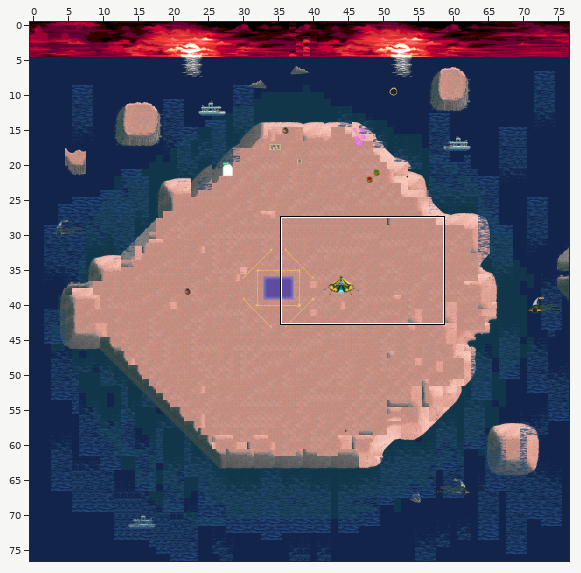
Tiled map: main.tmx. Above: a wide view before the commit, with the close-up outlined.
Close-up. Before the commit:
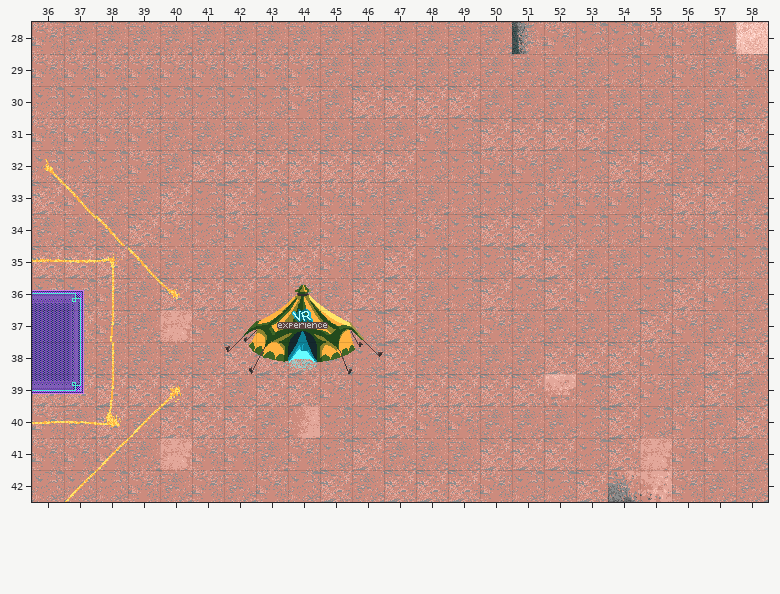
Cells are 32x32 px. Shown: x 36..58, y 28..42. Not drawn, because the pictures are missing: unchanged layers "stuff1", "stuff3", "waals".
Once edited:
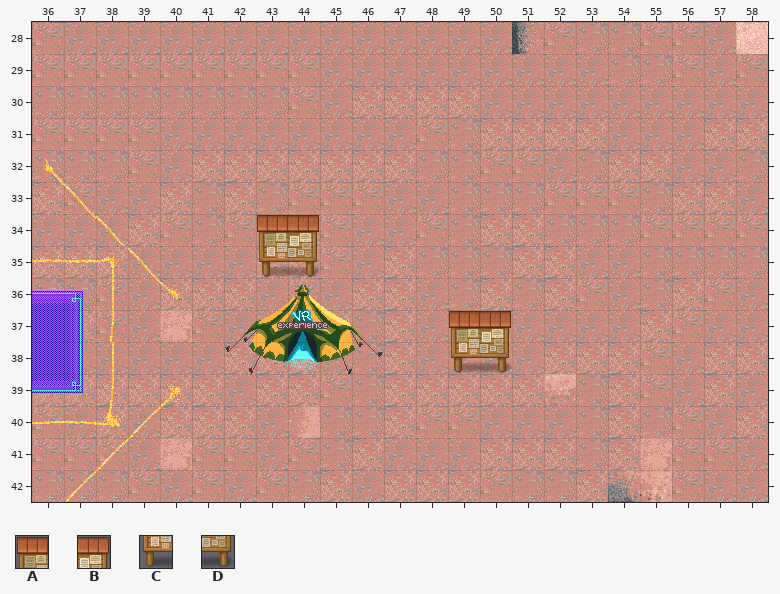
Key: from "cija_32x32_expansion for Pipoy": A 426, B 427, C 441, D 442.
_ is an empty cell.
From old to new:
Layer "linkscedule":
y 34: x 43..44 __ -> AB
y 35: x 43..44 __ -> CD
y 37: x 49..50 __ -> AB
y 38: x 49..50 __ -> CD
Boxes around the changes in both close-ups, in picture pixels (x1, y1, x2, y2):
added: (257, 215, 320, 277)
added: (449, 311, 512, 373)
